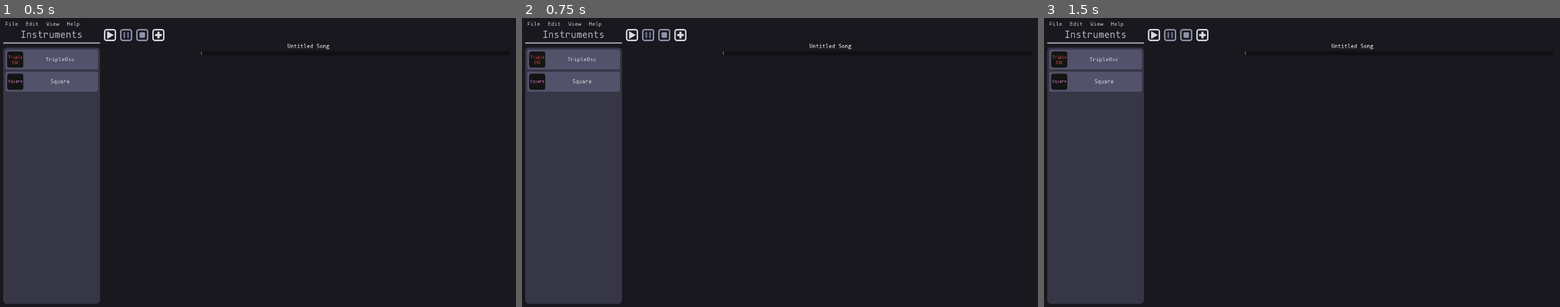
Above: before the commit, frames 1-3 (left to right).
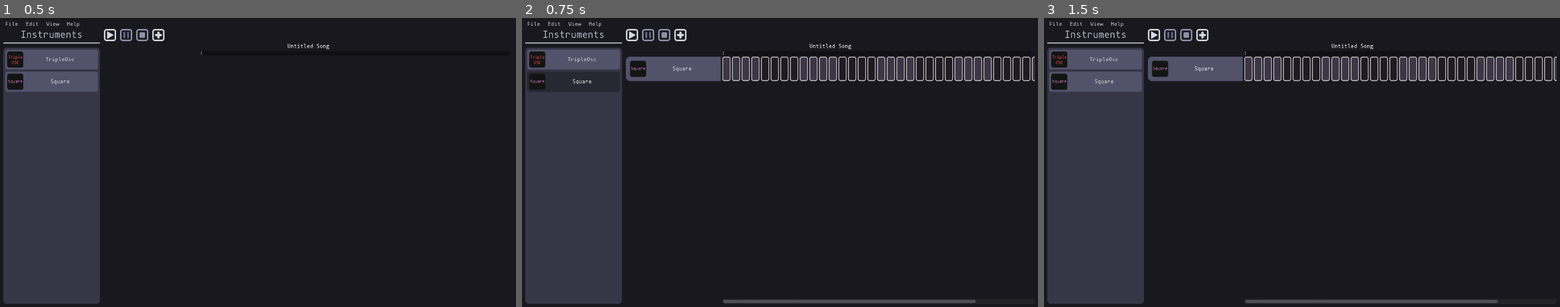
Above: after the commit, the same moments.

Repository: QuadCubedStudios/GoDAW
Game: Godot game, scene res://Main.tscn
Same seed, same stepped clock (60 frames per second), same inputs: the game is played once before the commit and once after it.
Inputs:
- Up to frame 1 (0.5 s): no input
- Up to frame 2 (0.75 s): click "Square" at 0.5 s
- Up to frame 3 (1.5 s): click "Square" at 1.25 s

Frame 1 is identical in both runs. In frame 2, 6.2% of the frame differs, in the area x 1-100%, y 13-99%; in frame 3, 5.1%.

Commit message:
Click play button to play

Diff:
--- a/Main.gd
+++ b/Main.gd
@@ -24,6 +24,9 @@
 	load_instruments()
 
 func _ready():
+	Global.connect("play", self, "play")
+
+func play():
 	var song = SongSequence.new()
 	var track = Track.new()
 	track.instrument = "Square"
